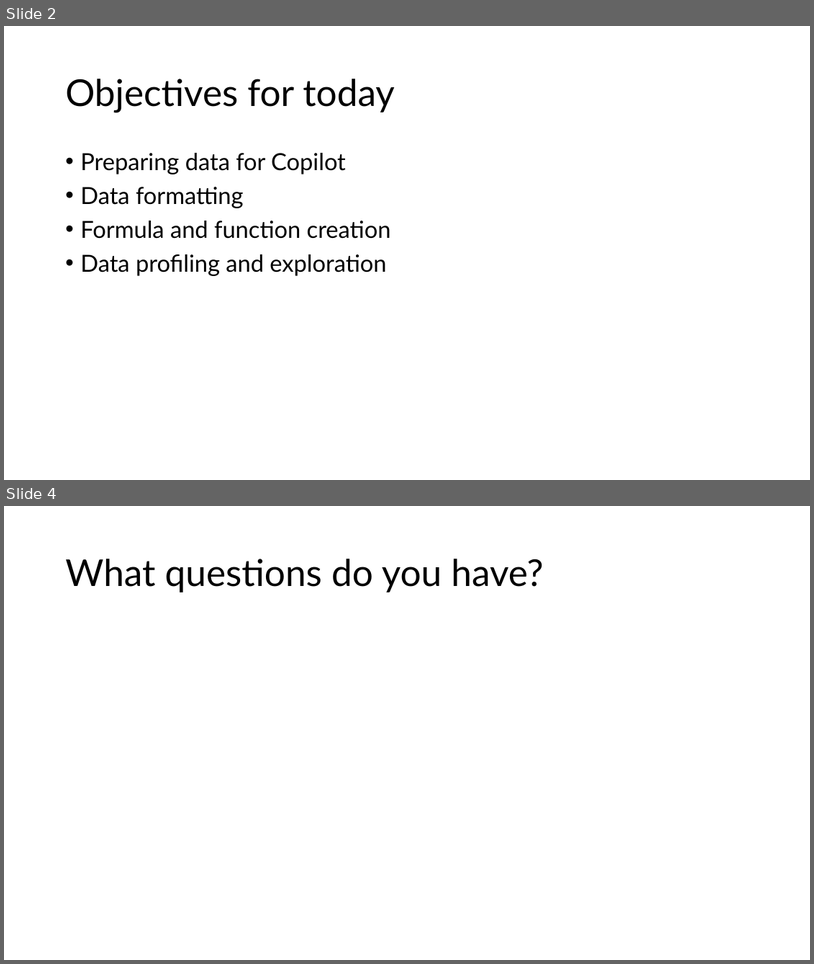
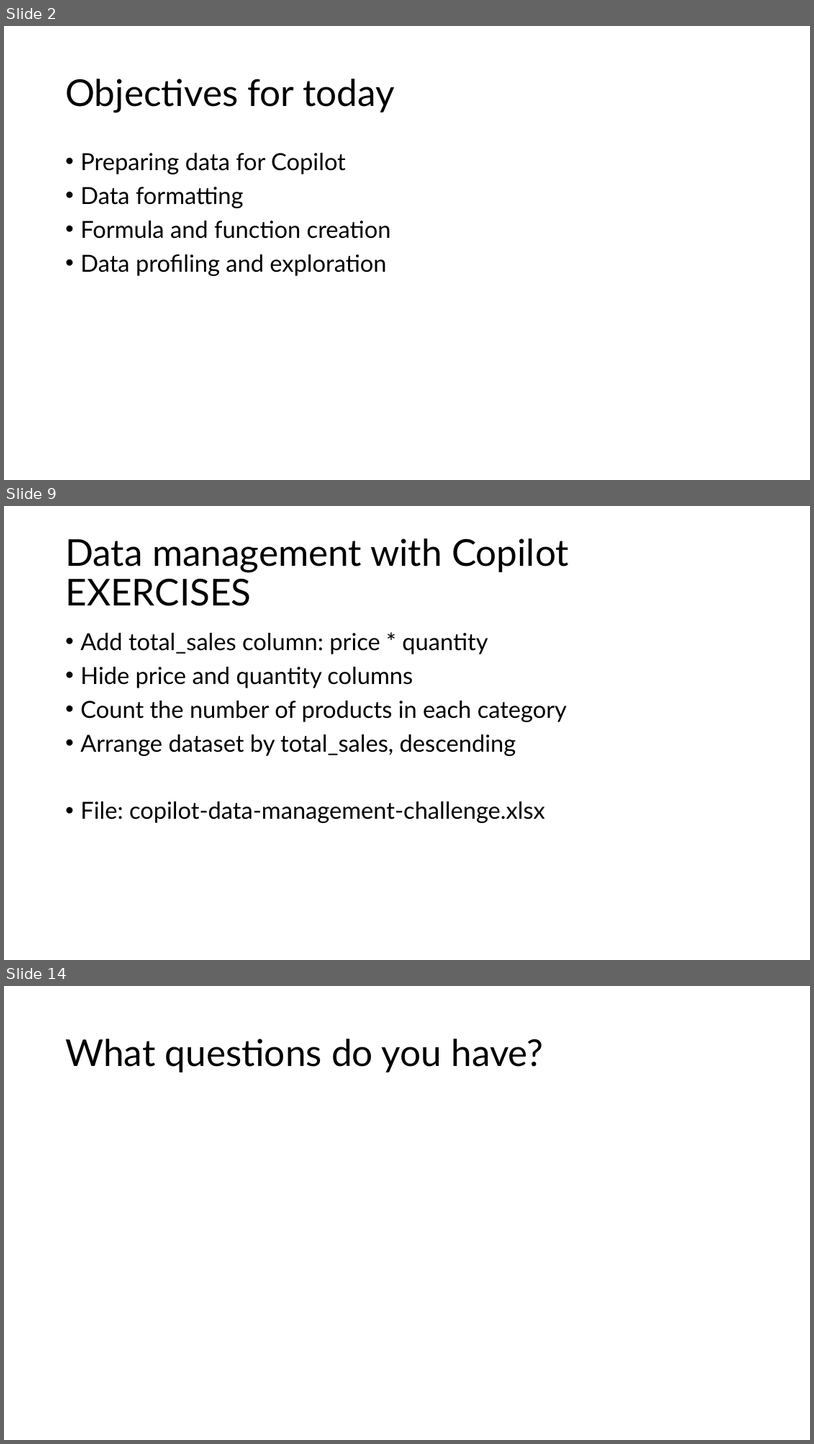
Before and after one commit to stringfestdata/complianceiq-intro-to-copilot-in-excel, a slide deck: complianceiq-intro-to-copilot-in-excel.pptx. Shown one above the other, each under a label of ours: slides 2 and 4 before the commit, slides 2, 9 and 14 after it; the slides between them are not shown. The pictures are 814x964 and 814x1444 pixels, drawn with LibreOffice and Linux fonts; fonts in the diff are those of the drawing. Boxes give left, top, right and bottom in pixels: in the first picture for what was removed or moved away, otherwise in the second. Text is boxed around its words. In the diff, an @@ line names an element or a change of style, - is before the commit and + after.

```diff
--- a/complianceiq-intro-to-copilot-in-excel.pptx
+++ b/complianceiq-intro-to-copilot-in-excel.pptx
@@ slide 9 added at box(4, 506, 810, 960), background #FFFFFF @@
@@ title added at box(65, 538, 569, 606), 44 pt, text #000000 @@
+Data management with Copilot EXERCISES
@@ text added at box(80, 633, 567, 823), 28 pt, text #000000 @@
+• Add total_sales column: price * quantity
+• Hide price and quantity columns
+• Count the number of products in each category
+• Arrange dataset by total_sales, descending
+• File: copilot-data-management-challenge.xlsx
@@ what was slide 4 is now slide 14 @@
```
Also in this commit, not shown: 10 other slides added, 1 slide removed, 13 other files.
